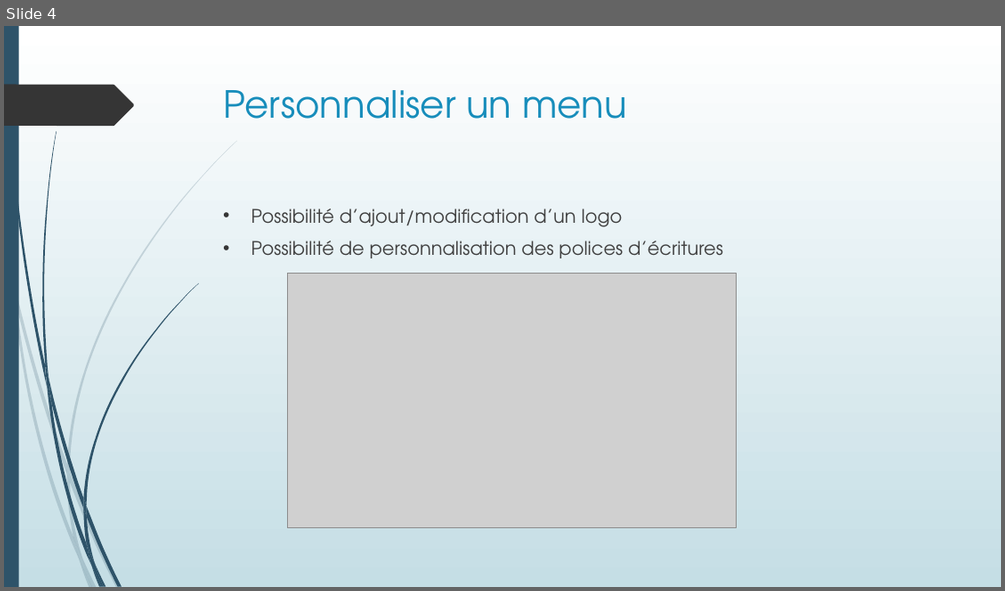
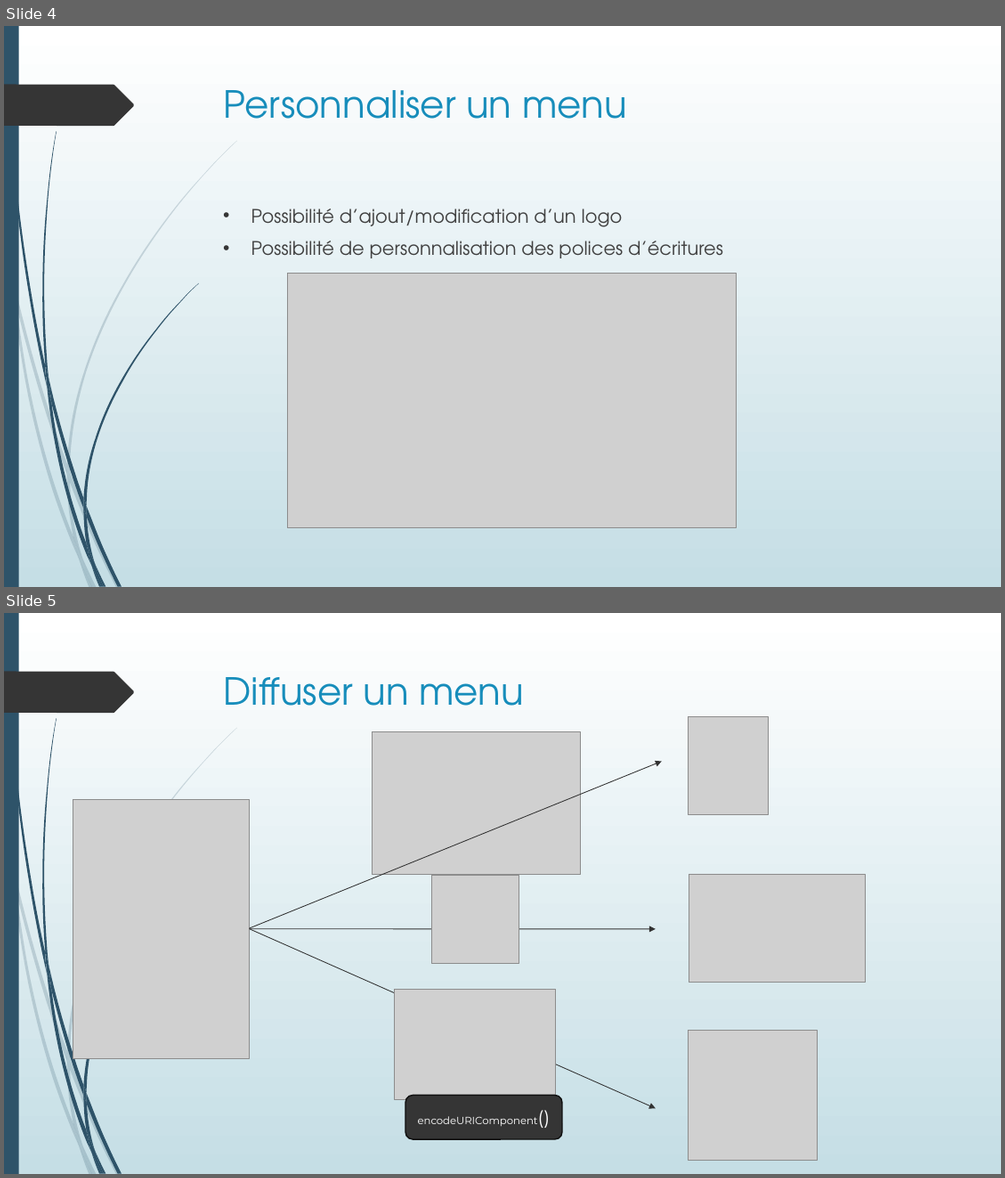
Before and after one commit to Oleome/projet_4, a slide deck: Solution technique.ppt. Shown one above the other, each under a label of ours: slide 4 before the commit, slides 4 and 5 after it. The pictures are 1005x591 and 1005x1178 pixels, drawn with LibreOffice and Linux fonts; fonts in the diff are those of the drawing; grey boxes stand for pictures. Boxes give left, top, right and bottom in pixels: in the first picture for what was removed or moved away, otherwise in the second. Text is boxed around its words. In the diff, an @@ line names an element or a change of style, - is before the commit and + after.

Commit message:
fin run

```diff
--- a/Solution technique.ppt
+++ b/Solution technique.ppt
@@ slide 5 added at (4, 613, 1001, 1174), background gradient #FFFFFF to #C5DEE5; not listed: 24 template elements that a slide beside it also shows @@
@@ title added at (224, 677, 524, 706), 36 pt, text #178DBB @@
+Diffuser un menu
@@ picture added at (688, 716, 768, 814) @@
@@ picture added at (372, 731, 580, 874) @@
@@ arrow added from (249, 927) to (662, 761), #323232 0.74 pt @@
@@ picture added at (73, 799, 250, 1058) @@
@@ picture added at (431, 876, 518, 963) @@
@@ picture added at (688, 874, 865, 982) @@
@@ arrow added from (249, 928) to (655, 928), #323232 0.74 pt @@
@@ arrow added from (249, 928) to (655, 1108), #323232 0.74 pt @@
@@ picture added at (395, 989, 556, 1100) @@
@@ picture added at (688, 1030, 817, 1159) @@
@@ rounded rectangle added at (405, 1095, 562, 1139), fill #353535, outline #101010 1.25 pt, 10 pt, text #FFFFFF @@
+encodeURIComponent()
```
Also in this commit, not shown: 1 other slide added.
